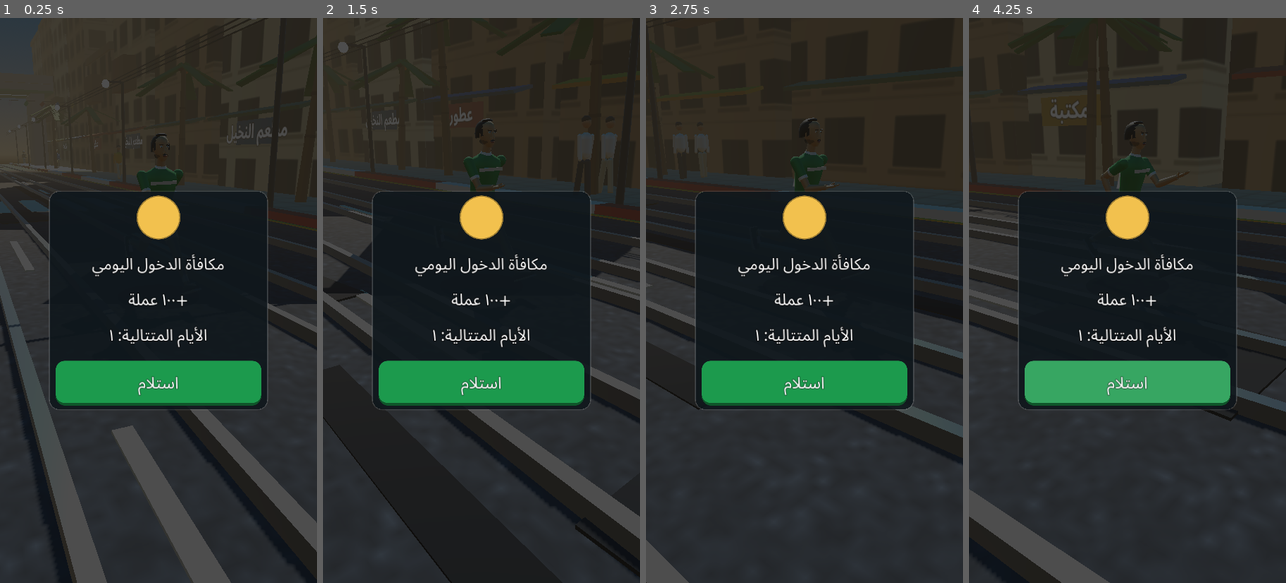
Above: before the commit, frames 1-4 (left to right).
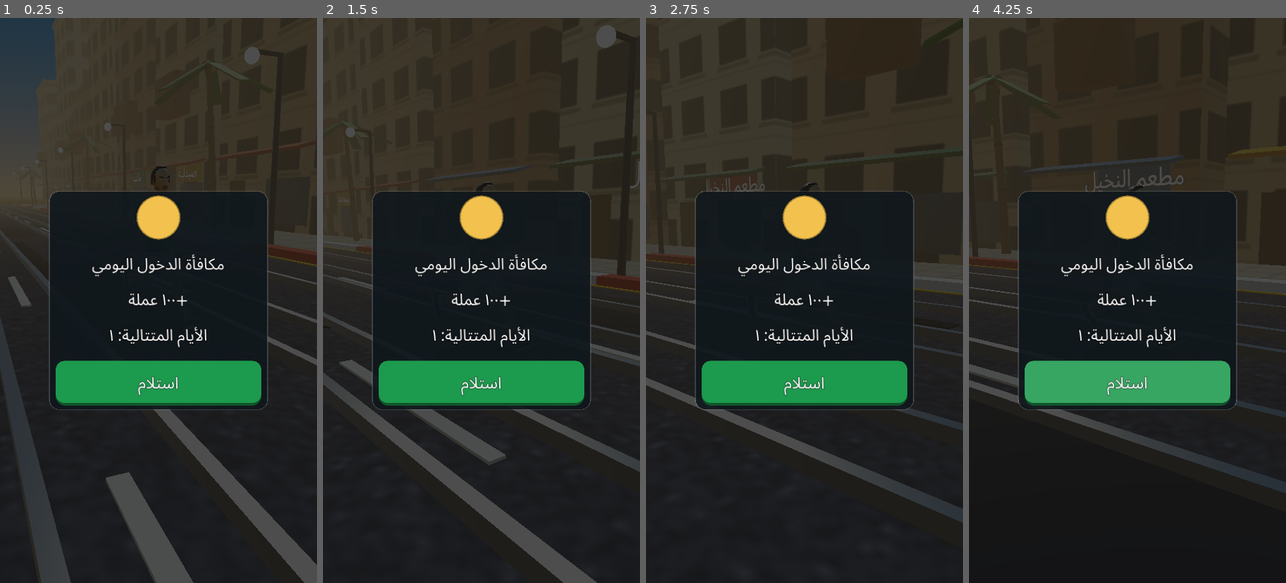
Above: after the commit, the same moments.

Repository: belal20202/B
Game: Godot game, scene res://scenes/main.tscn
The game is run twice, just before and just after one commit, with the same random seed, the same clock (stepped at 60 frames per second) and the same inputs.
Inputs (mouse positions are in pixels of both pictures, inside the frame that each line leads up to):
- Up to frame 1 (0.25 s): no input
- Up to frame 2 (1.5 s): tap Enter at 0.5 s; move the mouse to (551, 272) at 0.52 s; hold Right 0.53-1.25 s; click (551, 272) at 0.67 s; tap Space at 0.77 s; drag from (418, 328) to (465, 413) at 1.27 s
- Up to frame 3 (2.75 s): move the mouse to (836, 176) at 2.02 s; hold Right from 2.03 s (still down)
- Up to frame 4 (4.25 s): release Right at 2.75 s; drag from (1111, 413) to (1032, 215) at 2.77 s; move the mouse to (1222, 385) at 3.52 s; hold Left from 3.53 s (still down); tap Space at 3.77 s

The runs differ from the first frame. In frame 1, 18% of the frame differs, in the area x 0-100%, y 0-100%; in frame 2, 12%; in frame 3, 6.8%; in frame 4, 22%, in the area x 0-100%, y 10-100%.

Commit message:
Update game.gd

Diff:
--- a/scripts/game.gd
+++ b/scripts/game.gd
@@ -10,9 +10,9 @@
 
 const LANES := [-2.2, 0.0, 2.2]
 const SEG_LEN := 24.0
-const SEG_COUNT := 11
+const SEG_COUNT := 9
 const RECYCLE_Z := 82.0
-const SPAWN_Z := -170.0
+const SPAWN_Z := -125.0
 const GRAV := 38.0
 const REVIVE_COST := 500
 
@@ -62,7 +62,8 @@
 var flame_nodes: Array = []
 var spark: CPUParticles3D
 var look_cur := Vector3(0, 0, 0)
-var font: SystemFont
+var font: Font
+var cities: Array = []
 var _mats := {}
 var _facade: ImageTexture
 var coin_mesh: CylinderMesh
@@ -87,15 +88,15 @@
 var _walk_tex: ImageTexture
 var _facade_em: ImageTexture
 var _facade_mats: Array = []
+var _glass_mat: StandardMaterial3D
 var _cloud_mat: StandardMaterial3D
 var _star_mat: StandardMaterial3D
 var _moon_mat: StandardMaterial3D
 
 func _ready() -> void:
 	randomize()
-	font = SystemFont.new()
-	font.font_names = PackedStringArray(["Noto Sans Arabic", "Noto Naskh Arabic", "Droid Arabic Naskh", "Roboto", "Arial", "sans-serif"])
-	font.font_weight = 700
+	font = _load_font()
+	cities = Data.cities()
 	Decor.font = font
 	Decor.quality = int(Save.d.get("quality", 1))
 	_make_textures()
@@ -122,7 +123,7 @@
 # ---------------------------------------------------------------- setup
 
 func _setup_environment() -> void:
-	var th: Dictionary = Data.cities()[0]
+	var th: Dictionary = Data.cities()[0]  # initial look
 	cur_top = th["sky_top"]
 	cur_hor = th["sky_hor"]
 	cur_fog = th["fog"]
@@ -140,9 +141,12 @@
 	env.ambient_light_source = Environment.AMBIENT_SOURCE_SKY
 	env.ambient_light_energy = 0.9
 	env.tonemap_mode = Environment.TONE_MAPPER_FILMIC
+	env.adjustment_enabled = true
+	env.adjustment_contrast = 1.08
+	env.adjustment_saturation = 1.12
 	env.fog_enabled = true
 	env.fog_light_color = cur_fog
-	env.fog_density = 0.0085
+	env.fog_density = 0.011
 	var we := WorldEnvironment.new()
 	we.environment = env
 	add_child(we)
@@ -151,11 +155,12 @@
 	sun.light_color = cur_sun
 	sun.light_energy = 1.25
 	sun.shadow_enabled = true
-	sun.directional_shadow_max_distance = 45.0
+	sun.directional_shadow_max_distance = 40.0
+	sun.directional_shadow_mode = DirectionalLight3D.SHADOW_PARALLEL_2_SPLITS
 	add_child(sun)
 	cam = Camera3D.new()
 	cam.fov = 66.0
-	cam.far = 260.0
+	cam.far = 175.0
 	cam.current = true
 	add_child(cam)
 
@@ -302,6 +307,8 @@
 	m.albedo_color = c
 	m.roughness = rough
 	m.metallic = metal
+	if metal < 0.1:
+		m.metallic_specular = 0.25
 	_mats[key] = m
 	return m
 
@@ -405,8 +412,9 @@
 func _fill_segment(seg: Node3D, ci: int) -> void:
 	for c in seg.get_children():
 		c.queue_free()
-	var th: Dictionary = Data.cities()[ci]
-	var hq: bool = Decor.quality > 0
+	var th: Dictionary = cities[ci]
+	var mq: bool = Decor.quality > 0
+	var hq: bool = Decor.quality > 1
 	_b(seg, Vector3(9.6, 0.2, SEG_LEN), _asphalt_mat, Vector3(0, -0.1, 0))
 	_b(seg, Vector3(220.0, 0.2, SEG_LEN), _mat(th["ground"], 1.0), Vector3(0, -0.45, 0))
 	var steel := _mat(Color("8d949c"), 0.35, 0.8)
@@ -436,7 +444,7 @@
 		for k in 4:
 			_b(seg, Vector3(0.45, 0.28, 6.0), curb_a if k % 2 == 0 else curb_b, Vector3(side * 4.95, 0.04, -9.0 + k * 6.0))
 		_b(seg, Vector3(3.6, 0.22, SEG_LEN), _walk_mat(th["walk"]), Vector3(side * 7.0, -0.02, 0))
-	if hq:
+	if mq:
 		_road_details(seg)
 	var water: bool = th.get("water", false)
 	if water:
@@ -467,8 +475,11 @@
 				_cyl(seg, 0.9, 0.9, 1.6, _mat(Color("8a8a8a"), 0.6, 0.4), Vector3(cx, h + 1.2, cz), Vector3.ZERO, 10)
 			if hq:
 				Decor.building_extras(seg, side, cx, cz, w, h)
-				if randf() < 0.55:
-					Decor.sign_board(seg, shops[randi() % shops.size()], Vector3(side * 9.36, 2.3, cz + randf_range(-1.5, 1.5)), side, awn[randi() % 4])
+			if mq:
+				_b(seg, Vector3(0.06, 1.7, 2.5), _glass_mat, Vector3(side * 9.37, 1.15, cz - 1.5))
+				_b(seg, Vector3(0.1, 2.0, 1.1), _mat(Color("4a3a2a"), 0.8), Vector3(side * 9.36, 1.0, cz + 1.9))
+				if randf() < 0.6:
+					Decor.sign_board(seg, shops[randi() % shops.size()], Vector3(side * 9.36, 2.55, cz - 1.2), side, awn[randi() % 4])
 	if hq:
 		for side in [-1.0, 1.0]:
 			if water and side < 0.0:
@@ -594,15 +605,6 @@
 				for sx in [-0.62, 0.62]:
 					_b(bodyn, Vector3(0.3, 0.3, 0.1), _emat(Color("fff1b0"), 2.8), Vector3(sx, 0.95, zz * (length * 0.5 + 0.02)))
 				_b(bodyn, Vector3(1.4, 0.7, 0.08), _mat(Color("18222f"), 0.2, 0.5), Vector3(0, 2.4, zz * (length * 0.5 + 0.02)))
-			var dest := Label3D.new()
-			dest.text = Data.cities()[randi() % 6]["name"]
-			dest.font = font
-			dest.font_size = 64
-			dest.pixel_size = 0.0052
-			dest.modulate = Color("ffb52e")
-			dest.outline_size = 0
-			dest.position = Vector3(0, 3.0, length * 0.5 + 0.06)
-			bodyn.add_child(dest)
 			for zz in [-length * 0.32, length * 0.32]:
 				for sx in [-0.95, 0.95]:
 					var w := Node3D.new()
@@ -887,7 +889,7 @@
 	var idx := 0
 	if mode != "menu":
 		idx = Data.city_at(distance + 90.0)
-	var th: Dictionary = Data.cities()[idx]
+	var th: Dictionary = cities[idx]
 	var k := 1.0 - exp(-dt * 1.3)
 	cur_top = cur_top.lerp(th["sky_top"], k)
 	cur_hor = cur_hor.lerp(th["sky_hor"], k)
@@ -901,7 +903,8 @@
 	sky_mat.sky_horizon_color = cur_hor
 	sky_mat.ground_horizon_color = cur_hor
 	env.fog_light_color = cur_fog
-	env.ambient_light_energy = amb_cur
+	env.ambient_light_energy = amb_cur * 0.85
+	_glass_mat.emission_energy_multiplier = night_cur * 2.2
 	sun.light_color = cur_sun
 	sun.light_energy = sun_energy_cur
 	sun.rotation_degrees = Vector3(sun_pitch_cur, -35.0, 0.0)
@@ -956,10 +959,10 @@
 	dust.emitting = false
 	fx_speed.emitting = false
 	var ang := sin(menu_t * 0.4) * 0.55 + 0.4
-	var dist := 4.6 if home else 3.4
-	var target := Vector3(sin(ang) * dist, 1.45 if home else 1.15, -cos(ang) * dist)
+	var dist := 4.3 if home else 3.1
+	var target := Vector3(sin(ang) * dist, 1.3 if home else 1.05, -cos(ang) * dist)
 	cam.position = cam.position.lerp(target, 1.0 - exp(-dt * 3.0))
-	var look := Vector3(0, -0.15 if home else -0.55, 0)
+	var look := Vector3(0, 0.55 if home else -0.3, 0)
 	look_cur = look_cur.lerp(look, 1.0 - exp(-dt * 3.0))
 	cam.look_at(look_cur, Vector3.UP)
 	cam.fov = lerpf(cam.fov, 62.0, dt * 3.0)
@@ -1238,7 +1241,7 @@
 	if grace > 0.0 or timers["jet"] > 0.0:
 		return
 	var p0 := py
-	var p1 := py + (0.95 if rolling > 0.0 else 1.9)
+	var p1 := py + (0.85 if rolling > 0.0 else 1.65)
 	for o in obstacles:
 		var n: Node3D = o["node"]
 		var oz := n.position.z
@@ -1296,9 +1299,16 @@
 	if mode == "dead":
 		emit_signal("run_ended", result)
 
+func _load_font() -> Font:
+	if ResourceLoader.exists("res://fonts/arabic.ttf"):
+		return load("res://fonts/arabic.ttf")
+	var f := SystemFont.new()
+	f.font_names = PackedStringArray(["Noto Sans Arabic", "Noto Naskh Arabic", "Droid Arabic Naskh", "Arial", "sans-serif"])
+	return f
+
 func apply_quality(refill := true) -> void:
 	Decor.quality = int(Save.d.get("quality", 1))
-	sun.shadow_enabled = Decor.quality > 0
+	sun.shadow_enabled = Decor.quality > 1
 	if refill:
 		for s in segments:
 			_fill_segment(s, 0 if mode == "menu" else Data.city_at(distance + 120.0))
@@ -1318,7 +1328,15 @@
 	_asphalt_mat.albedo_texture = ImageTexture.create_from_image(img)
 	_asphalt_mat.uv1_triplanar = true
 	_asphalt_mat.uv1_scale = Vector3(0.3, 0.3, 0.3)
-	_asphalt_mat.roughness = 0.92
+	_asphalt_mat.roughness = 1.0
+	_asphalt_mat.metallic_specular = 0.12
+	_glass_mat = StandardMaterial3D.new()
+	_glass_mat.albedo_color = Color(0.22, 0.32, 0.42)
+	_glass_mat.metallic = 0.5
+	_glass_mat.roughness = 0.15
+	_glass_mat.emission_enabled = true
+	_glass_mat.emission = Color(1.0, 0.8, 0.45)
+	_glass_mat.emission_energy_multiplier = 0.0
 	var wi := Image.create(32, 32, true, Image.FORMAT_RGB8)
 	for x in 32:
 		for y in 32:
@@ -1338,7 +1356,8 @@
 	m.albedo_texture = _walk_tex
 	m.uv1_triplanar = true
 	m.uv1_scale = Vector3(0.5, 0.5, 0.5)
-	m.roughness = 0.9
+	m.roughness = 1.0
+	m.metallic_specular = 0.15
 	_mats[key] = m
 	return m
 
@@ -1409,11 +1428,11 @@
 	stars.add_child(moon)
 
 func _road_details(seg: Node3D) -> void:
-	var white := _mat(Color("e8e4d4"), 0.9)
-	if randf() < 0.14:
+	var white := _mat(Color("d4d0c0"), 1.0)
+	if randf() < 0.09:
 		var zc := randf_range(-8.0, 8.0)
 		for i in 9:
-			_b(seg, Vector3(0.5, 0.025, 3.2), white, Vector3(-4.0 + i * 1.0, 0.012, zc))
+			_b(seg, Vector3(0.4, 0.02, 3.0), white, Vector3(-4.0 + i * 1.0, 0.012, zc))
 	for k in randi_range(1, 2):
 		_cyl(seg, 0.42, 0.42, 0.03, _mat(Color("1b1c1e"), 0.6, 0.6), Vector3(LANES[randi() % 3] + randf_range(-0.5, 0.5), 0.015, randf_range(-10.0, 10.0)), Vector3.ZERO, 14)
 	var patch := _mat(Color("2b2c30"), 1.0)
